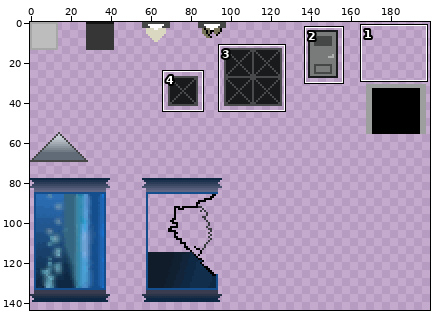
A sprite sheet gets an edit: Tile Sets.png. The first picture is a wide view before the edit; the outline marks the close-up.
Close-up. Before the commit:
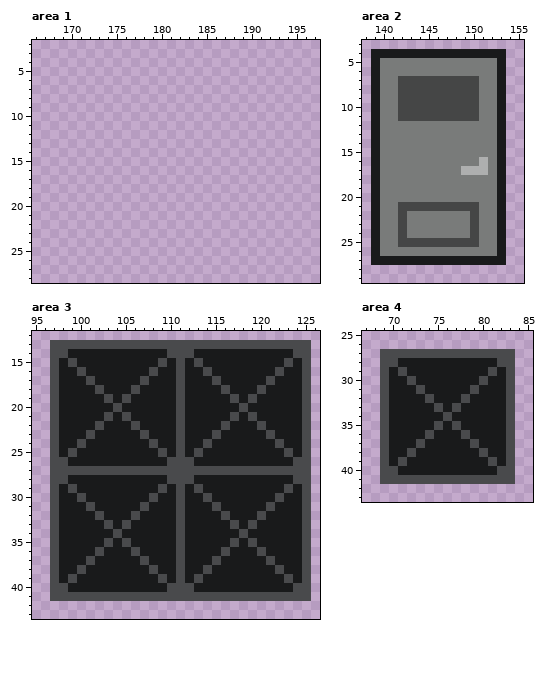
The file is 200x200 pixels. Pixels under 10% opacity are left out. Colours within 5 levels of each other are drawn and written as one. Shown: area 1: x 166..197, y 2..28; area 2: x 138..155, y 3..29; area 3: x 95..126, y 12..43; area 4: x 67..85, y 25..43. The old version is drawn lined up with the new one. The wide view leaves out empty margins. The commit also changed other parts of the picture, which this record leaves out.
New version:
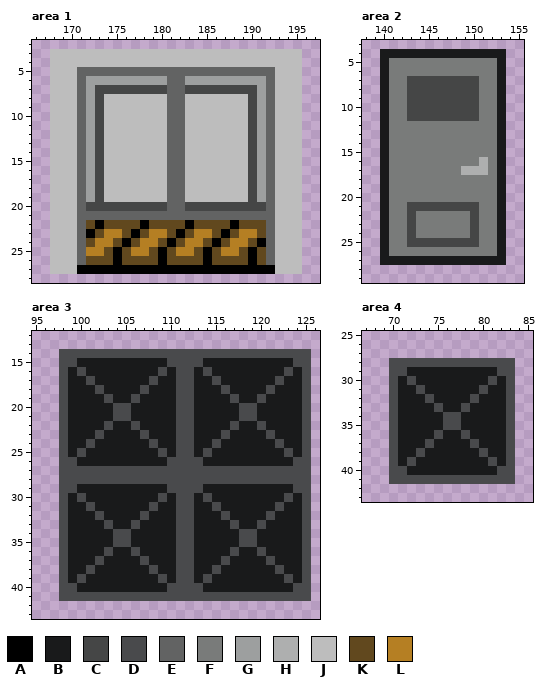
Palette (. is transparent): A #000000  B #191a1b  C #454646  D #494a4c  E #626363  F #797b7a  G #9d9f9f  H #aeafaf  J #bdbdbd  K #61481e  L #b57f23
Changes in this commit:
drawings rearranged on the sheet (the old picture shows each at its new place; 7 dropped ones are not shown)
Area 1:
y 3..4: x 168..195 ............................ -> JJJJJJJJJJJJJJJJJJJJJJJJJJJJ
y 5: x 168..195 ............................ -> JJJEEEEEEEEEEEEEEEEEEEEEEJJJ
y 6: x 168..195 ............................ -> JJJEGGGGGGGGGEEGGGGGGGGGEJJJ
y 7: x 168..195 ............................ -> JJJEGCCCCCCCCEECCCCCCCCGEJJJ
y 8..19: x 168..195 ............................ -> JJJEGCJJJJJJJEEJJJJJJJCGEJJJ
y 20: x 168..195 ............................ -> JJJECCCCCCCCCEECCCCCCCCCEJJJ
y 21: x 168..195 ............................ -> JJJEEEEEEEEEEEEEEEEEEEEEEJJJ
y 22: x 168..195 ............................ -> JJJEKAKKKKAKKKKAKKKKAKKKEJJJ
y 23: x 168..195 ............................ -> JJJEAKLLKAKLLKAKLLKAKLLKEJJJ
y 24: x 168..195 ............................ -> JJJEKLLKAKLLKAKLLKAKLLKAEJJJ
y 25: x 168..195 ............................ -> JJJELLKAKLLKAKLLKAKLLKAKEJJJ
y 26: x 168..195 ............................ -> JJJEKKKAKKKKAKKKKAKKKKAKEJJJ
y 27: x 168..195 ............................ -> JJJAAAAAAAAAAAAAAAAAAAAAAJJJ
Area 2:
y 4: x 139 B -> .
y 5..6: x 139..140 BF -> .B
y 7..11: x 139..140 BF -> .B; x 142 C -> F
y 12..20: x 139..140 BF -> .B
y 21: x 139..140 BF -> .B; x 142 C -> F
y 22..24: x 139..140 BF -> .B; x 142..143 CF -> FC
y 25: x 139..140 BF -> .B; x 142 C -> F
y 26: x 139..140 BF -> .B
y 27: x 139 B -> .
Area 3:
y 13: x 97..125 DDDDDDDDDDDDDDDDDDDDDDDDDDDDD -> .............................
y 14: x 97 D -> .; x 99..109 BBBBBBBBBBB -> DDDDDDDDDDD; x 113..123 BBBBBBBBBBB -> DDDDDDDDDDD
y 15: x 97..98 DB -> .D; x 109..110 DB -> BD; x 112 B -> D; x 123..124 DB -> BD
y 16: x 97..98 DB -> .D; x 108..109 DB -> BD; x 112 B -> D; x 122..123 DB -> BD
y 17: x 97..98 DB -> .D; x 107..108 DB -> BD; x 112 B -> D; x 121..122 DB -> BD
y 18: x 97..98 DB -> .D; x 106..107 DB -> BD; x 112 B -> D; x 120..121 DB -> BD
y 19: x 97..98 DB -> .D; x 105..106 DB -> BD; x 112 B -> D; x 119..120 DB -> BD
y 20: x 97..98 DB -> .D; x 105 B -> D; x 112 B -> D; x 119 B -> D
y 21: x 97..98 DB -> .D; x 103..104 DB -> BD; x 112 B -> D; x 117..118 DB -> BD
y 22: x 97..98 DB -> .D; x 102..103 DB -> BD; x 112 B -> D; x 116..117 DB -> BD
y 23: x 97..98 DB -> .D; x 101..102 DB -> BD; x 112 B -> D; x 115..116 DB -> BD
y 24: x 97..98 DB -> .D; x 100..101 DB -> BD; x 112 B -> D; x 114..115 DB -> BD
y 25: x 97..100 DBDB -> .DBD; x 112..114 BDB -> DBD
y 26: x 97 D -> .; x 99 B -> D; x 113 B -> D
y 27: x 97 D -> .
y 28: x 97 D -> .; x 99..109 BBBBBBBBBBB -> DDDDDDDDDDD; x 113..123 BBBBBBBBBBB -> DDDDDDDDDDD
y 29: x 97..98 DB -> .D; x 109..110 DB -> BD; x 112 B -> D; x 123..124 DB -> BD
y 30: x 97..98 DB -> .D; x 108..109 DB -> BD; x 112 B -> D; x 122..123 DB -> BD
y 31: x 97..98 DB -> .D; x 107..108 DB -> BD; x 112 B -> D; x 121..122 DB -> BD
y 32: x 97..98 DB -> .D; x 106..107 DB -> BD; x 112 B -> D; x 120..121 DB -> BD
y 33: x 97..98 DB -> .D; x 105..106 DB -> BD; x 112 B -> D; x 119..120 DB -> BD
y 34: x 97..98 DB -> .D; x 105 B -> D; x 112 B -> D; x 119 B -> D
y 35: x 97..98 DB -> .D; x 103..104 DB -> BD; x 112 B -> D; x 117..118 DB -> BD
y 36: x 97..98 DB -> .D; x 102..103 DB -> BD; x 112 B -> D; x 116..117 DB -> BD
y 37: x 97..98 DB -> .D; x 101..102 DB -> BD; x 112 B -> D; x 115..116 DB -> BD
y 38: x 97..98 DB -> .D; x 100..101 DB -> BD; x 112 B -> D; x 114..115 DB -> BD
y 39: x 97..100 DBDB -> .DBD; x 112..114 BDB -> DBD
y 40: x 97 D -> .; x 99 B -> D; x 113 B -> D
y 41: x 97 D -> .
Area 4:
y 27: x 69..83 DDDDDDDDDDDDDDD -> ...............
y 28: x 69 D -> .; x 71..81 BBBBBBBBBBB -> DDDDDDDDDDD
y 29: x 69..70 DB -> .D; x 81..82 DB -> BD
y 30: x 69..70 DB -> .D; x 80..81 DB -> BD
y 31: x 69..70 DB -> .D; x 79..80 DB -> BD
y 32: x 69..70 DB -> .D; x 78..79 DB -> BD
y 33: x 69..70 DB -> .D; x 77..78 DB -> BD
y 34: x 69..70 DB -> .D; x 77 B -> D
y 35: x 69..70 DB -> .D; x 75..76 DB -> BD
y 36: x 69..70 DB -> .D; x 74..75 DB -> BD
y 37: x 69..70 DB -> .D; x 73..74 DB -> BD
y 38: x 69..70 DB -> .D; x 72..73 DB -> BD
y 39: x 69..72 DBDB -> .DBD
y 40: x 69 D -> .; x 71 B -> D
y 41: x 69 D -> .
Boxes around the changes in both close-ups, in picture pixels (x1, y1, x2, y2):
added: (50, 49, 302, 274)
changed: (371, 49, 416, 265)
changed: (50, 340, 311, 601)
changed: (380, 349, 515, 484)
